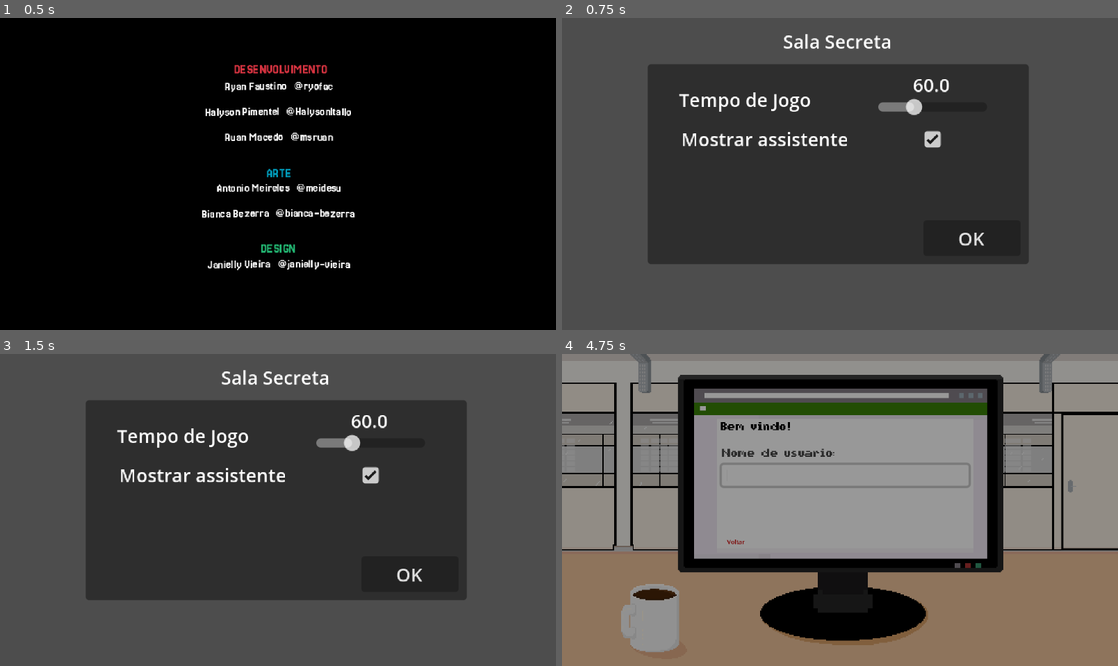
Above: before the commit, frames 1-4 (two rows, left to right).
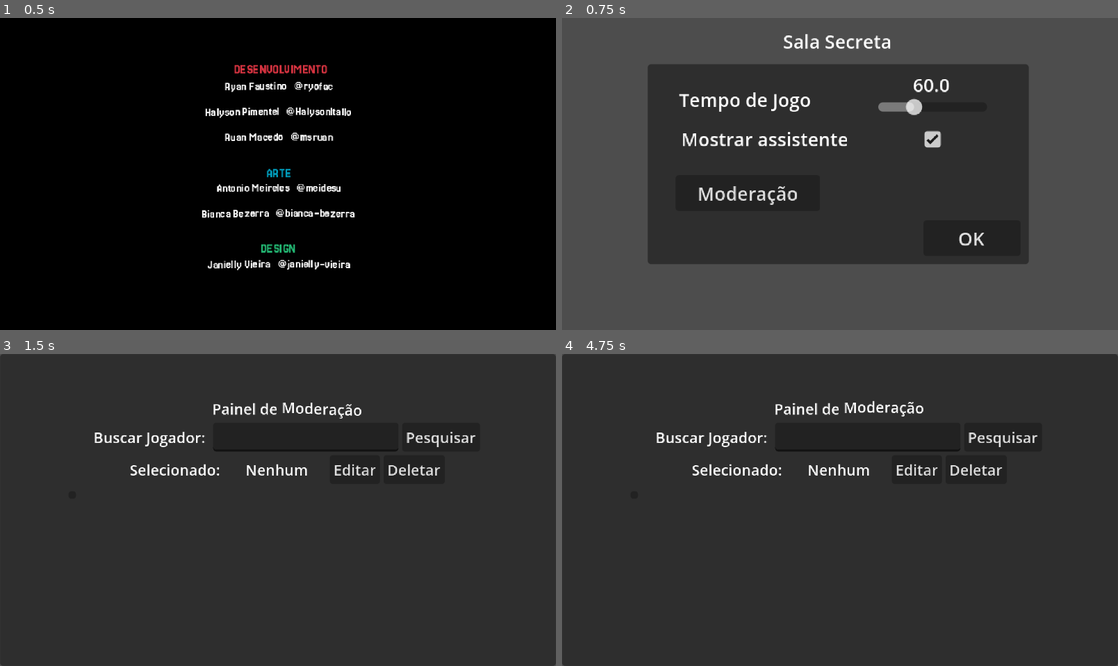
Above: after the commit, the same moments.

Repository: bianca-bezerra/CINExpress
Game: Godot game, scene res://scenes/credits_scene.tscn
Two runs of this game, one before a commit and one after it. Both use one fixed random seed, a clock stepped at 60 frames per second and the inputs below. This scene is started directly instead of the project's main scene.
Inputs (mouse positions are in pixels of both pictures, inside the frame that each line leads up to):
- Up to frame 1 (0.5 s): no input
- Up to frame 2 (0.75 s): tap Enter (ui_accept) at 0.5 s; hold End (ui_end) from 0.53 s (still down); tap Space (space) at 0.6 s
- Up to frame 3 (1.5 s): tap Enter (ui_accept) at 0.77, 1.07 s; release End (ui_end) at 1.25 s; click (183, 528) at 1.25 s, where only the run after the commit has a clickable "Moderação"
- Up to frame 4 (4.75 s): click "OK" (after the commit: "Pesquisar") at 2 s; click (917, 469) at 2.75 s, where only the run after the commit has a clickable "Editar"; click (973, 469) at 3.5 s, where only the run after the commit has a clickable "Deletar"; click (840, 516) at 4.25 s, where only the run before the commit has a clickable "JOGAR"

Frame 1 is identical in both runs. In frame 2, 0.4% of the frame differs, in the area x 24-43%, y 53-60%; in frame 3, 59%; in frame 4, 96%, in the area x 0-100%, y 0-100%.

Commit message:
feat: adiciona f11 para fullscreen, telas secretas e ajeita o bug da assistentezinha

Diff:
--- a/project.godot
+++ b/project.godot
@@ -48,6 +48,14 @@
 space={
 "deadzone": 0.2,
 "events": [Object(InputEventKey,"resource_local_to_scene":false,"resource_name":"","device":0,"window_id":0,"alt_presse …(189 unchanged characters)…
+, Object(InputEventKey,"resource_local_to_scene":false,"resource_name":"","device":-1,"window_id":0,"alt_pressed":false,"shift_pressed":false,"ctrl_pressed":false,"meta_pressed":false,"pressed":false,"keycode":0,"physical_keycode":4194309,"key_label":0,"unicode":0,"location":0,"echo":false,"script":null)
+]
+}
+fullscreen={
+"deadzone": 0.2,
+"events": [Object(InputEventKey,"resource_local_to_scene":false,"resource_name":"","device":-1,"window_id":0,"alt_pressed":false,"shift_pressed":false,"ctrl_pressed":false,"meta_pressed":false,"pressed":false,"keycode":0,"physical_keycode":4194342,"key_label":0,"unicode":0,"location":0,"echo":false,"script":null)
+, Object(InputEventKey,"resource_local_to_scene":false,"resource_name":"","device":-1,"window_id":0,"alt_pressed":false,"shift_pressed":false,"ctrl_pressed":false,"meta_pressed":false,"pressed":false,"keycode":0,"physical_keycode":4194341,"key_label":0,"unicode":0,"location":0,"echo":false,"script":null)
+, Object(InputEventKey,"resource_local_to_scene":false,"resource_name":"","device":-1,"window_id":0,"alt_pressed":false,"shift_pressed":false,"ctrl_pressed":false,"meta_pressed":false,"pressed":false,"keycode":0,"physical_keycode":4194343,"key_label":0,"unicode":0,"location":0,"echo":false,"script":null)
 ]
 }
 
--- a/scenes/intro_scene.tscn
+++ b/scenes/intro_scene.tscn
@@ -35,6 +35,12 @@
 scale = Vector2(1.6428572, 1.4)
 texture = ExtResource("2_01j2m")
 
+[node name="BalaoAtendenteImagem" type="Sprite2D" parent="."]
+z_index = 6
+position = Vector2(76.99997, 147.00002)
+scale = Vector2(1.6428572, 1.4)
+texture = ExtResource("2_01j2m")
+
 [node name="Mesa" type="Sprite2D" parent="."]
 position = Vector2(247, 141)
 scale = Vector2(2, 2)
@@ -53,6 +59,21 @@
 text = "Olá, quero fazer
     minha CIN!"
 
+[node name="BalaoAtendenteFala" type="Label" parent="."]
+z_index = 6
+offset_left = 35.0
+offset_top = 126.0
+offset_right = 112.0
+offset_bottom = 155.0
+theme_override_colors/font_color = Color(0, 0, 0, 1)
+theme_override_constants/line_spacing = -1
+theme_override_fonts/font = ExtResource("7_f164h")
+theme_override_font_sizes/font_size = 12
+text = "Vamos fazer agora!"
+horizontal_alignment = 1
+autowrap_mode = 2
+clip_text = true
+
 [node name="TextoInstrucao" type="Label" parent="."]
 offset_left = 61.000004
 offset_top = 98.00001
--- /dev/null
+++ b/scenes/moderator_scene.tscn
@@ -0,0 +1,136 @@
+[gd_scene load_steps=2 format=3 uid="uid://dhi1tb0lob5ul"]
+
+[ext_resource type="Script" uid="uid://u1lkyypd0qkb" path="res://scripts/moderator_scene.gd" id="1_3r5e8"]
+
+[node name="ModeratorScene" type="CanvasLayer"]
+follow_viewport_enabled = true
+script = ExtResource("1_3r5e8")
+
+[node name="Control" type="Control" parent="."]
+layout_mode = 3
+anchors_preset = 15
+anchor_right = 1.0
+anchor_bottom = 1.0
+grow_horizontal = 2
+grow_vertical = 2
+
+[node name="Panel" type="Panel" parent="Control"]
+layout_mode = 1
+anchors_preset = 15
+anchor_right = 1.0
+anchor_bottom = 1.0
+grow_horizontal = 2
+grow_vertical = 2
+
+[node name="VBoxContainer" type="VBoxContainer" parent="Control/Panel"]
+layout_mode = 1
+anchors_preset = 8
+anchor_left = 0.5
+anchor_top = 0.5
+anchor_right = 0.5
+anchor_bottom = 0.5
+offset_left = -184.0
+offset_top = -137.5
+offset_right = 296.0
+offset_bottom = 159.5
+grow_horizontal = 2
+grow_vertical = 2
+scale = Vector2(0.8, 0.8)
+alignment = 1
+
+[node name="Label" type="RichTextLabel" parent="Control/Panel/VBoxContainer"]
+layout_mode = 2
+bbcode_enabled = true
+text = "Painel de [wave]Moderação[/wave]"
+fit_content = true
+horizontal_alignment = 1
+
+[node name="HboxContainer_Search" type="HBoxContainer" parent="Control/Panel/VBoxContainer"]
+layout_mode = 2
+alignment = 1
+
+[node name="Label" type="Label" parent="Control/Panel/VBoxContainer/HboxContainer_Search"]
+layout_mode = 2
+text = "Buscar Jogador: "
+
+[node name="LineEdit" type="LineEdit" parent="Control/Panel/VBoxContainer/HboxContainer_Search"]
+custom_minimum_size = Vector2(200, 0)
+layout_mode = 2
+
+[node name="Button" type="Button" parent="Control/Panel/VBoxContainer/HboxContainer_Search"]
+layout_mode = 2
+text = "Pesquisar"
+
+[node name="HBoxContainer_PlayerInfo" type="HBoxContainer" parent="Control/Panel/VBoxContainer"]
+layout_mode = 2
+theme_override_constants/separation = 23
+alignment = 1
+
+[node name="SelectedPlayerLabel" type="Label" parent="Control/Panel/VBoxContainer/HBoxContainer_PlayerInfo"]
+layout_mode = 2
+text = "Selecionado: "
+
+[node name="LabelPlayerSelected" type="Label" parent="Control/Panel/VBoxContainer/HBoxContainer_PlayerInfo"]
+layout_mode = 2
+text = "Jon Snow"
+
+[node name="Actions" type="HBoxContainer" parent="Control/Panel/VBoxContainer/HBoxContainer_PlayerInfo"]
+layout_mode = 2
+
+[node name="EditAction" type="Button" parent="Control/Panel/VBoxContainer/HBoxContainer_PlayerInfo/Actions"]
+layout_mode = 2
+text = "Editar"
+
+[node name="DeleteAction" type="Button" parent="Control/Panel/VBoxContainer/HBoxContainer_PlayerInfo/Actions"]
+layout_mode = 2
+text = "Deletar"
+
+[node name="HBoxContainer_NewPlayerData" type="VBoxContainer" parent="Control/Panel/VBoxContainer"]
+visible = false
+layout_mode = 2
+alignment = 1
+
+[node name="Label" type="Label" parent="Control/Panel/VBoxContainer/HBoxContainer_NewPlayerData"]
+layout_mode = 2
+text = "Novas Informações:"
+horizontal_alignment = 1
+vertical_alignment = 1
+
+[node name="VBoxContainer" type="HBoxContainer" parent="Control/Panel/VBoxContainer/HBoxContainer_NewPlayerData"]
+layout_mode = 2
+theme_override_constants/separation = 10
+alignment = 1
+
+[node name="Label" type="Label" parent="Control/Panel/VBoxContainer/HBoxContainer_NewPlayerData/VBoxContainer"]
+layout_mode = 2
+text = "Nome:"
+
+[node name="name" type="LineEdit" parent="Control/Panel/VBoxContainer/HBoxContainer_NewPlayerData/VBoxContainer"]
+custom_minimum_size = Vector2(300, 0)
+layout_mode = 2
+
+[node name="Button" type="Button" parent="Control/Panel/VBoxContainer/HBoxContainer_NewPlayerData/VBoxContainer"]
+layout_mode = 2
+text = "Confirmar"
+
+[node name="VSplitContainer" type="VSplitContainer" parent="Control/Panel/VBoxContainer"]
+layout_mode = 2
+size_flags_horizontal = 4
+size_flags_vertical = 4
+split_offset = 10
+
+[node name="VScrollBar" type="ScrollContainer" parent="Control/Panel/VBoxContainer/VSplitContainer"]
+custom_minimum_size = Vector2(480, 100)
+layout_mode = 2
+size_flags_vertical = 3
+follow_focus = true
+draw_focus_border = true
+horizontal_scroll_mode = 0
+
+[node name="ItemList" type="ItemList" parent="Control/Panel/VBoxContainer/VSplitContainer/VScrollBar"]
+clip_contents = false
+layout_mode = 2
+auto_width = true
+auto_height = true
+wraparound_items = false
+same_column_width = true
--- a/scenes/secret_scene.tscn
+++ b/scenes/secret_scene.tscn
@@ -12,6 +12,18 @@
 offset_bottom = 213.0
 focus_mode = 2
 mouse_filter = 2
+
+[node name="ModerationButton" type="Button" parent="Panel"]
+z_index = 10
+clip_contents = true
+layout_mode = 0
+offset_left = 24.0
+offset_top = 96.0
+offset_right = 149.0
+offset_bottom = 127.0
+focus_mode = 1
+mouse_behavior_recursive = 2
+text = "Moderação"
 
 [node name="GameTimerLabel" type="Label" parent="Panel"]
 clip_contents = true
@@ -45,7 +57,7 @@
 mouse_behavior_recursive = 2
 text = "Mostrar assistente"
 
-[node name="Button" type="Button" parent="Panel"]
+[node name="OkButton" type="Button" parent="Panel"]
 z_index = 10
 clip_contents = true
 layout_mode = 0
--- a/scripts/credits_scene.gd
+++ b/scripts/credits_scene.gd
@@ -34,3 +34,5 @@
 func _input(event: InputEvent):
 	if event.is_action_pressed("ui_cancel"):
 		GameManager.change_to_menu_scene()
+	if event.is_action_pressed("ui_end"):
+		get_tree().change_scene_to_file("res://scenes/secret_scene.tscn")
--- a/scripts/game_ui.gd
+++ b/scripts/game_ui.gd
@@ -37,8 +37,13 @@
 	star_anim.play()
 	combo_gauge.modulate.a = 0
 
-func _handle_animated_attendant():
-	pass
+
+func _handle_fullscren():
+	if Input.is_action_just_pressed("fullscreen"):
+		if DisplayServer.window_get_mode() != DisplayServer.WINDOW_MODE_FULLSCREEN:
+			DisplayServer.window_set_mode(DisplayServer.WINDOW_MODE_FULLSCREEN)
+		else:
+			DisplayServer.window_set_mode(DisplayServer.WINDOW_MODE_WINDOWED)
 
 var _ac = 0
 func _process(delta: float) -> void:
@@ -49,6 +54,7 @@
 	wallet.text = "x%d" % PlayerManager.get_cin_count()
 	_check_time_warning(timer.time_left)
 	attendant_group.position.x = attendant_group_default_pos.x + 1 * sin(_ac * 3) * 5
+	_handle_fullscren()
 
 func _check_time_warning(remaining_time: float):
 	# Quando o tempo estiver abaixo de 10 segundos, dispara a animação
--- a/scripts/intro_scene.gd
+++ b/scripts/intro_scene.gd
@@ -5,6 +5,8 @@
 @onready var balao_fala = $BalaoFala
 @onready var balao_imagem = $BalaoImagem
 @onready var texto_instrucao = $TextoInstrucao
+@onready var balao_atendente_fala = $BalaoAtendenteFala
+@onready var balao_atendente_imagem = $BalaoAtendenteImagem
 @onready var atendente = $AttendantGroup
 
 var posicao_inicial_x = 59
@@ -23,6 +25,8 @@
 	personagem_sprite.position = Vector2(posicao_inicial_x, posicao_y)
 
 	balao_imagem.visible = false
+	balao_atendente_fala.visible = false
+	balao_atendente_imagem.visible = false
 
 	if balao_fala:
 		balao_fala.visible = false
@@ -49,11 +53,31 @@
 
 	tween_movimento.finished.connect(_on_animacao_completa_com_falas)
 
+func mostrar_fala_atendente():
+	if not balao_atendente_fala:
+		return
+
+	balao_atendente_fala.visible = true
+	balao_atendente_fala.modulate.a = 0
+
+	balao_atendente_imagem.visible = true
+	balao_atendente_imagem.modulate.a = 0
+
+	var tween = create_tween()
+	tween.set_trans(Tween.TRANS_SINE)
+
+	tween.parallel()
+	tween.tween_property(balao_atendente_imagem, "modulate:a", 1.0, 0.3)
+	tween.tween_property(balao_atendente_fala, "modulate:a", 1.0, 0.3)
+
+	await tween.finished
+
+
 func _on_animacao_completa_com_falas():
 	await get_tree().create_timer(0.3).timeout
 
 	mostrar_fala_personagem()
-	await get_tree().create_timer(2.0).timeout
+	await get_tree().create_timer(1.0).timeout
 
 	if texto_instrucao:
 		texto_instrucao.visible = true
@@ -88,6 +112,7 @@
 	var tween = create_tween()
 	tween.tween_property(balao_fala, "modulate:a", 1.0, 0.3)
 
+	await tween.finished
 
 func animar_piscar_texto():
 	if not texto_instrucao:
@@ -105,6 +130,7 @@
 	atendente.sprite.frame = 1
 	tween_movimento.tween_property(atendente, "position:x", 55, 1.0)\
 		.set_trans(Tween.TRANS_ELASTIC).set_ease(Tween.EASE_IN_OUT)
+
 	await tween_movimento.finished
 
 
@@ -114,6 +140,7 @@
 			iniciar_jogo()
 
 func iniciar_jogo():
+	AudioManager.play_sfx("button_click")
 	jogo_iniciado = true
 	pode_iniciar = false
 
@@ -121,7 +148,8 @@
 		texto_instrucao.visible = false
 
 	await atentente_surgindo_esquerda()
-	await get_tree().create_timer(1.0).timeout
+	await mostrar_fala_atendente()
+	await get_tree().create_timer(0.35).timeout
 
 	if balao_fala:
 		balao_fala.visible = false
--- /dev/null
+++ b/scripts/moderator_scene.gd
@@ -0,0 +1,93 @@
+extends CanvasLayer
+
+# Referências aos nós da cena
+@onready var search_line_edit = $Control/Panel/VBoxContainer/HboxContainer_Search/LineEdit
+@onready var player_list: ItemList = $Control/Panel/VBoxContainer/VSplitContainer/VScrollBar/ItemList
+@onready var selected_player_name = $Control/Panel/VBoxContainer/HBoxContainer_PlayerInfo/LabelPlayerSelected
+@onready var remove_button = $Control/Panel/VBoxContainer/HBoxContainer_PlayerInfo/Actions/DeleteAction
+@onready var edit_group = $Control/Panel/VBoxContainer/HBoxContainer_NewPlayerData
+@onready var new_name_field = $Control/Panel/VBoxContainer/HBoxContainer_NewPlayerData/VBoxContainer/name
+@onready var edit_button = $Control/Panel/VBoxContainer/HBoxContainer_PlayerInfo/Actions/EditAction
+@onready var confirm_edit_button = $Control/Panel/VBoxContainer/HBoxContainer_NewPlayerData/VBoxContainer/Button
+
+var selected_player_id = -1
+
+func get_sorted_players():
+	var _players = GameManager.get_dashboard().duplicate()
+	_players.sort_custom(func(a, b): return a["score"] > b["score"])
+	return _players
+
+func _ready():
+	SaveManager.load_game()
+
+	# Conecta os sinais que configuramos na interface
+	search_line_edit.text_changed.connect(_on_search_text_changed)
+	player_list.item_selected.connect(_on_player_selected)
+	remove_button.pressed.connect(_on_remove_pressed)
+	edit_button.pressed.connect(_on_edit_pressed)
+	confirm_edit_button.pressed.connect(_on_confirm_edit_pressed)
+
+	# Popula a lista com todos os jogadores quando a cena inicia
+	_update_player_list(get_sorted_players())
+
+func _process(_delta: float) -> void:
+	if Input.is_action_just_pressed("ui_cancel"):
+		get_tree().change_scene_to_file("res://scenes/secret_scene.tscn")
+	if Input.is_action_just_pressed("space"):
+		player_list.add_item("aa")
+
+# Esta função atualiza a lista de jogadores na tela
+func _update_player_list(players_to_display: Array):
+	player_list.clear() # Limpa a lista antes de adicionar novos itens
+	selected_player_name.text = "Nenhum"
+	selected_player_id = -1
+
+	var _pos = 1
+	for player in players_to_display:
+		var _text = "%d - %s [%.1f]" % [_pos, player["name"], player["score"]]
+		player_list.add_item(_text)
+		# Guardamos o ID do jogador como "metadados" no item da lista.
+		# Isso é crucial para saber quem é quem.
+		var item_index = player_list.get_item_count() - 1
+		player_list.set_item_metadata(item_index, player["id"])
+		_pos+=1
+
+# Chamado sempre que o texto na caixa de busca muda
+func _on_search_text_changed(new_text: String):
+	if new_text.is_empty():
+		# Se a busca estiver vazia, mostra todos os jogadores
+		_update_player_list(GameManager.get_dashboard())
+		return
+
+	# AQUI USAMOS A LÓGICA DE BUSCA (FILTRO)
+	var search_text_lower = new_text.to_lower()
+	var players_found = GameManager.get_dashboard().filter(func(player): return search_text_lower in player["name"].to_lower())
+
+	_update_player_list(players_found)
+
+# --- LÓGICA DE AÇÕES DE MODERAÇÃO ---
+
+# Chamado quando um jogador é clicado na lista
+func _on_player_selected(index: int):
+	# Pegamos o ID que guardamos nos metadados
+	selected_player_id = player_list.get_item_metadata(index)
+	var player_data = PlayerManager.get_player_by_id(selected_player_id)
+	if not player_data.is_empty():
+		selected_player_name.text = player_data["name"]
+
+func _on_remove_pressed():
+	if selected_player_id != -1:
+		PlayerManager.delete_player(selected_player_id)
+	get_tree().reload_current_scene()
+
+func _on_edit_pressed():
+	if selected_player_id != -1:
+		edit_group.visible = true
+		var _player = PlayerManager.get_player_by_id(selected_player_id)
+		new_name_field.text = _player["name"]
+
+func _on_confirm_edit_pressed():
+	if new_name_field.text != "":
+		PlayerManager.edit_player(selected_player_id, {"name": new_name_field.text})
+	_update_player_list(get_sorted_players())
+	edit_group.visible = false
--- a/scripts/player_manager.gd
+++ b/scripts/player_manager.gd
@@ -10,6 +10,7 @@
 signal combo_stopped()
 
 var _current_player_data = {
+	"id": 0,
 	"name": "",
 	"score": 0.0,
 	"cin_count": 0.0,
@@ -27,12 +28,12 @@
 
 @onready var combo_timer = $ComboTimer
 
-
 func _process(_delta: float) -> void:
 	combo_timer.paused = GameManager.game_timer.paused
 
 func reset_current_player_data():
 	_current_player_data = {
+		"id" : 0,
 		"name": "",
 		"score": 0.0,
 		"cin_count": 0.0,
@@ -43,6 +44,7 @@
 
 func register_new_player(player_name: String):
 	_current_player_data["name"] = player_name
+	_current_player_data["id"] = Time.get_ticks_msec()
 
 func _handle_combo():
 	_scores_in_a_row += 1
@@ -95,5 +97,66 @@
 func get_combo_timer_total_time():
 	return combo_timer.wait_time
 
+func get_player_by_name(player_name: String) -> Dictionary:
+	var players = GameManager.get_dashboard()
+	var player_found = players.filter(func(player): return player["name"].to_lower() == player_name.to_lower())
+
+	if not player_found.is_empty():
+		return player_found[0]
+	else:
+		return {}
+
+func get_player_by_id(player_id: int) -> Dictionary:
+	var players = GameManager.get_dashboard()
+	var player_found = players.filter(func(player): return player.get("id") == player_id)
+	if not player_found.is_empty():
+		return player_found[0]
+	else:
+		return {}
+
+func delete_player(player_id: int) -> bool:
+	# Pega a referência para a lista de jogadores que está salva.
+	var dashboard = SaveManager.game_data["dashboard"]
+	var original_size = dashboard.size()
+	var new_dashboard = dashboard.filter(func(player): return player.get("id") != player_id)
+
+	if new_dashboard.size() < original_size:
+		SaveManager.game_data["dashboard"] = new_dashboard
+		SaveManager.save_game()
+
+		print("Jogador com ID %d foi deletado com sucesso." % player_id)
+		return true
+	else:
+		print("Jogador com ID %d não encontrado." % player_id)
+		return false
+
+
+func edit_player(player_id: int, new_data: Dictionary) -> bool:
+	var dashboard = SaveManager.game_data["dashboard"]
+	var player_index = -1
+
+	# 1. Encontra o índice do jogador que queremos editar.
+	for i in range(dashboard.size()):
+		if dashboard[i].get("id") == player_id:
+			player_index = i
+			break
+
+	# 2. Verifica se o jogador foi encontrado.
+	if player_index != -1:
+		var player_to_edit = dashboard[player_index]
+
+		for key in new_data:
+			if player_to_edit.has(key):
+				player_to_edit[key] = new_data[key]
+			else:
+				print("Aviso: Tentando editar um campo inexistente ('%s') para o jogador ID %d" % [key, player_id])
+
+		SaveManager.save_game()
+		print("Jogador com ID %d foi editado com sucesso." % player_id)
+		return true
+	else:
+		print("Jogador com ID %d não encontrado para editar." % player_id)
+		return false
+
 func _on_combo_timer_timeout() -> void:
 	stop_combo()
--- a/scripts/secret_scene.gd
+++ b/scripts/secret_scene.gd
@@ -3,7 +3,8 @@
 @onready var game_timer_slider: HSlider = $GameTimerSlider
 @onready var game_timer_value: Label = $Panel/GameTimerValue
 @onready var show_assistant_checkbox: CheckBox = $Panel/CheckBox
-@onready var ok_button: Button = $Panel/Button
+@onready var ok_button: Button = $Panel/OkButton
+@onready var moderation_button: Button = $Panel/ModerationButton
 
 # Variáveis para armazenar as configurações
 var game_time: int = 10
@@ -19,10 +20,15 @@
 	game_timer_slider.value_changed.connect(_on_game_timer_changed)
 	ok_button.pressed.connect(_on_ok_pressed)
 
+	moderation_button.pressed.connect(_on_moderation_pressed)
+
 func _on_game_timer_changed(value: float) -> void:
 	GameManager.total_game_duration = int(value)
 	game_timer_value.text = str(GameManager.total_game_duration)
 
+
+func _on_moderation_pressed() -> void:
+	get_tree().change_scene_to_file("res://scenes/moderator_scene.tscn")
 
 func _on_ok_pressed() -> void:
 	GameManager.can_show_assistent = show_assistant_checkbox.button_pressed
--- a/scripts/singletons/game_manager.gd
+++ b/scripts/singletons/game_manager.gd
@@ -125,5 +125,3 @@
 func _input(event: InputEvent) -> void:
 	if event.is_action_pressed("ui_text_delete"):
 		get_tree().reload_current_scene()
-	if event.is_action_pressed("ui_end"):
-		get_tree().change_scene_to_file("res://scenes/secret_scene.tscn")
Not shown, added: export_presets.cfg
Not shown, added: scripts/moderator_scene.gd.uid
